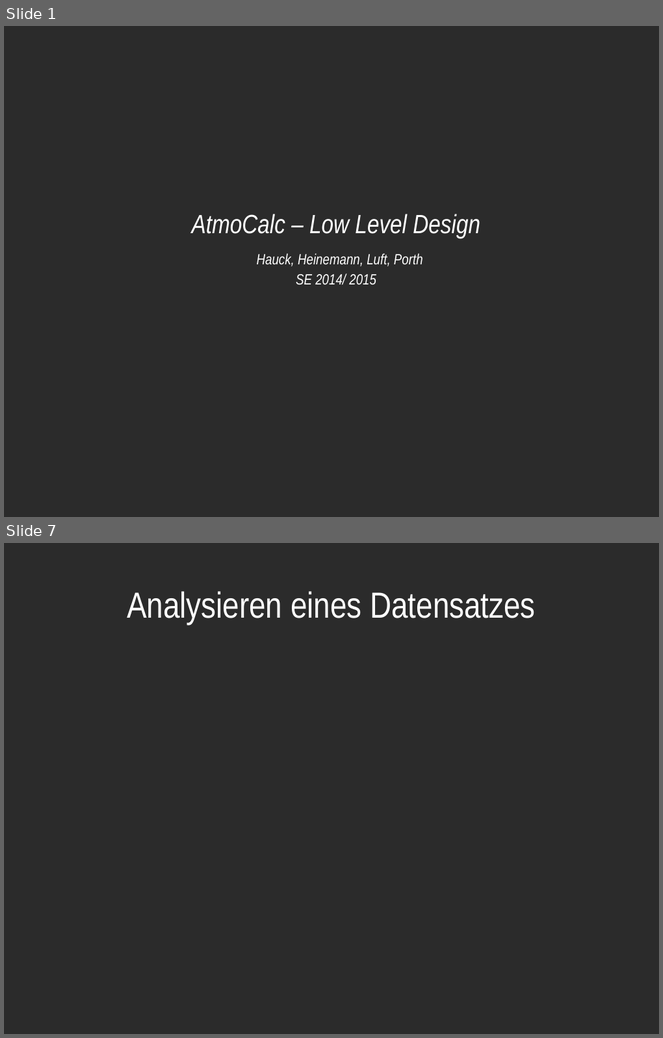
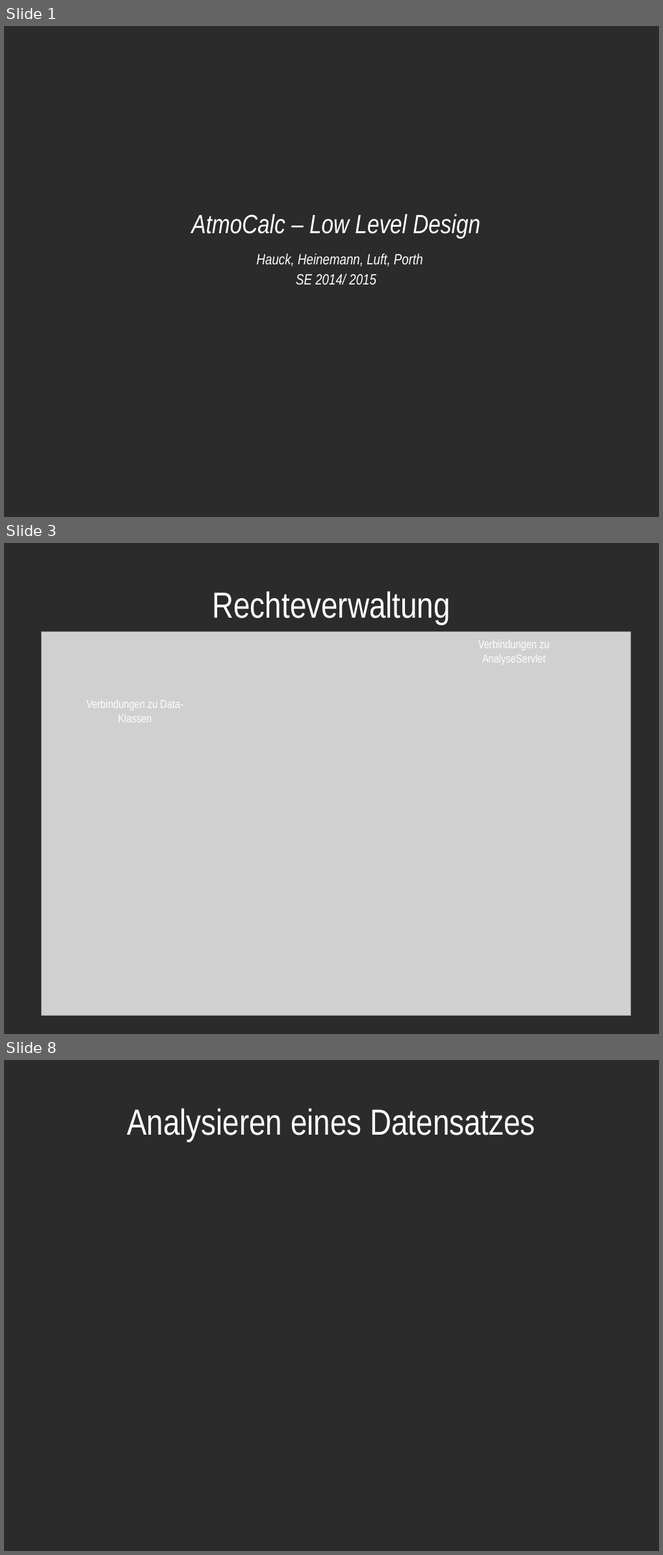
Before and after one commit to GitIgitt/SE1415, a slide deck: 03_LOW-LEVEL-DESIGN/Low Level Design Präsentation.odp. Shown one above the other, each under a label of ours: slides 1 and 7 before the commit, slides 1, 3 and 8 after it; the slides between them are not shown. The pictures are 663x1038 and 663x1555 pixels, drawn with LibreOffice and Linux fonts; fonts in the diff are those of the drawing; grey boxes stand for pictures; background and template pictures are left out; a plain dark background stands for a picture behind light text. Boxes give left, top, right and bottom in pixels: in the first picture for what was removed or moved away, otherwise in the second. Text is boxed around its words. In the diff, an @@ line names an element or a change of style, - is before the commit and + after.

```diff
--- a/03_LOW-LEVEL-DESIGN/Low Level Design Präsentation.odp
+++ b/03_LOW-LEVEL-DESIGN/Low Level Design Präsentation.odp
@@ slide 3 added at (x1=4, y1=543, x2=659, y2=1034), background picture (left out) @@
@@ title added at (x1=212, y1=591, x2=450, y2=624), 44 pt, text #FFFFFF @@
+Rechteverwaltung
@@ picture added at (x1=42, y1=632, x2=631, y2=1016) @@
@@ title added at (x1=478, y1=640, x2=549, y2=665), 14 pt, text #FFFFFF @@
+Verbindungen zu AnalyseServlet
@@ title added at (x1=87, y1=700, x2=183, y2=722), 14 pt, text #FFFFFF @@
+Verbindungen zu Data-Klassen
@@ what was slide 7 is now slide 8 @@
```
Also in this commit, not shown: 2 slides changed, 3 other slides added, 3 slides removed, 9 other files.
